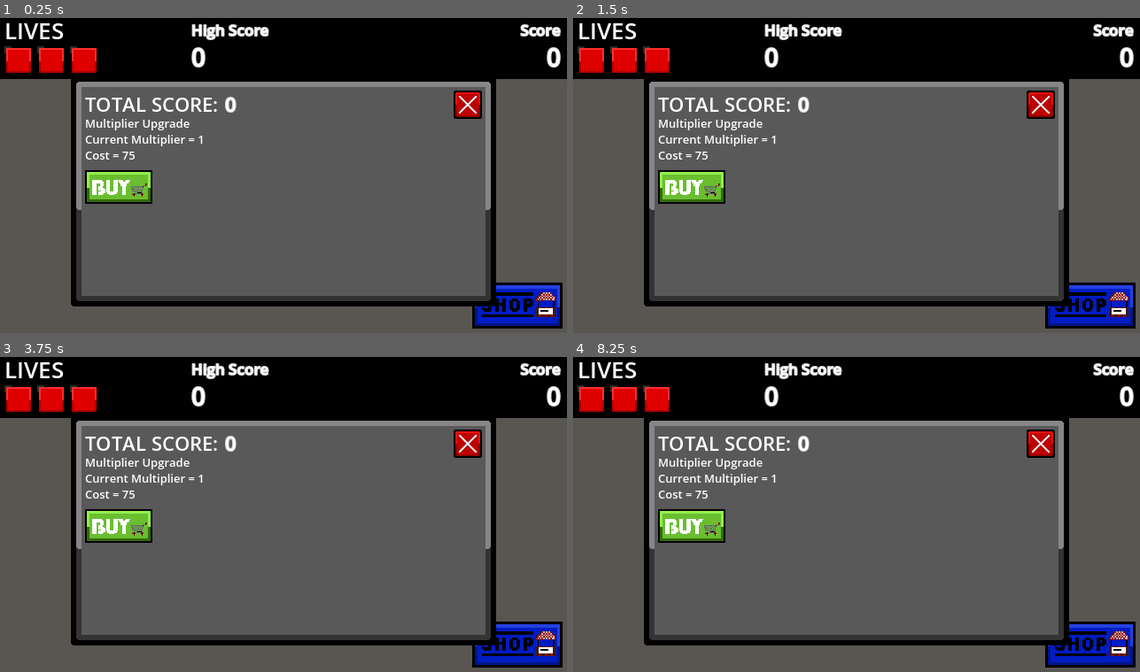
Above: before the commit, frames 1-4 (two rows, left to right).
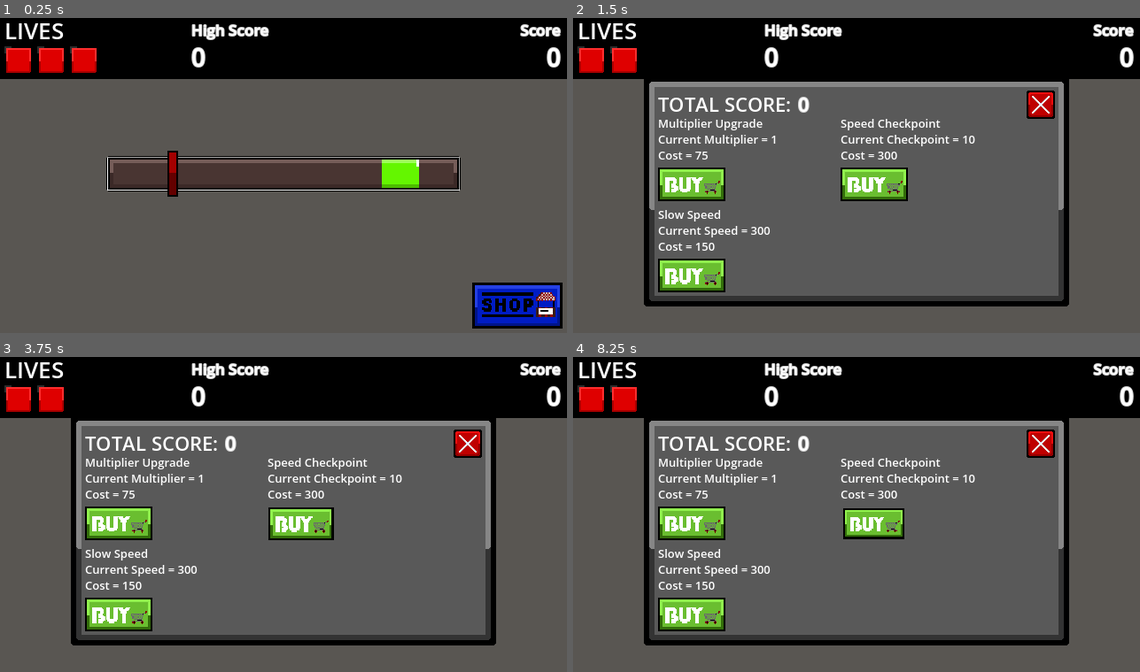
Above: after the commit, the same moments.

Repository: d3V-E/Line-Clicker-Game
Game: Godot game, scene res://scenes/main_game.tscn
Two runs of this game, one before a commit and one after it. Both use one fixed random seed, a clock stepped at 60 frames per second and the inputs below.
Inputs (mouse positions are in pixels of both pictures, inside the frame that each line leads up to):
- Up to frame 1 (0.25 s): no input
- Up to frame 2 (1.5 s): click (692, 188) at 0.52 s; click (1088, 304) at 1.25 s
- Up to frame 3 (3.75 s): click (119, 615) at 2.02 s; click (300, 523) at 2.77 s; tap Enter at 3.5 s; move the mouse to (408, 495) at 3.52 s; hold Right from 3.53 s (still down); tap Space at 3.6 s; click (408, 495) at 3.67 s
- Up to frame 4 (8.25 s): tap Space at 3.77, 4.07, 4.25, 4.52, 4.55, 4.82, 5.3, 5.75, 5.85, 6.02, 6.32, 6.77, 6.8, 7.07, 7.25, 7.52, 7.55, 7.82, 8.1 s; move the mouse to (743, 527) at 4.27 s; release Right at 4.28 s; hold Down 4.28-5.03 s; tap Alt at 4.35, 6.6 s; click (743, 527) at 4.42 s; tap Enter at 5, 6.5 s; move the mouse to (913, 442) at 5.02 s; hold Right 5.03-5.78 s; tap Shift at 5.1, 7.35 s; click (913, 442) at 5.17 s; move the mouse to (828, 577) at 5.77 s; hold Up 5.78-6.53 s; click (828, 577) at 5.92 s; move the mouse to (1026, 561) at 6.52 s; hold Left 6.53-8.03 s; click (1026, 561) at 6.67 s; move the mouse to (686, 464) at 7.27 s; click (686, 464) at 7.42 s; move the mouse to (884, 511) at 8.02 s; hold Down from 8.03 s (still down); click (884, 511) at 8.17 s

The runs differ from the first frame. In frame 1, 16% of the frame differs, in the area x 12-88%, y 19-92%; in frame 2, 6.6%; in frame 3, 6.6%; in frame 4, 6.4%.
Error before the commit: Parse Error: Expected end of statement after expression, found "Literal" instead. (res://scripts/main_game.gd:216)

Commit message:
Update 8

Diff:
--- a/scenes/game_over.tscn
+++ b/scenes/game_over.tscn
@@ -66,7 +66,7 @@
 anchor_right = 0.5
 anchor_bottom = 1.0
 offset_left = -64.5
-offset_top = -64.0
+offset_top = -65.0
 offset_right = 64.5
 offset_bottom = -21.0
 grow_horizontal = 2
--- a/scenes/main_game.tscn
+++ b/scenes/main_game.tscn
@@ -124,9 +124,45 @@
 
 [node name="Multiplier Buy" type="TextureButton" parent="CanvasLayer/Shop" unique_id=1651308040]
 offset_left = -224.0
-offset_top = -24.0
+offset_top = -27.0
 offset_right = -148.0
-offset_bottom = 14.0
+offset_bottom = 11.0
+texture_normal = ExtResource("9_5cypo")
+stretch_mode = 0
+
+[node name="Speed" type="RichTextLabel" parent="CanvasLayer/Shop" unique_id=31927097]
+offset_left = -224.0
+offset_top = 17.0
+offset_right = -54.0
+offset_bottom = 76.0
+theme_override_font_sizes/normal_font_size = 13
+text = "Slow Speed
+Current Speed = 300
+Cost = 150"
+
+[node name="Speed Buy" type="TextureButton" parent="CanvasLayer/Shop" unique_id=722023911]
+offset_left = -224.0
+offset_top = 76.0
+offset_right = -148.0
+offset_bottom = 114.0
+texture_normal = ExtResource("9_5cypo")
+stretch_mode = 0
+
+[node name="Speed Checkpoint" type="RichTextLabel" parent="CanvasLayer/Shop" unique_id=1084073873]
+offset_left = -18.0
+offset_top = -86.0
+offset_right = 178.0
+offset_bottom = -27.0
+theme_override_font_sizes/normal_font_size = 13
+text = "Speed Checkpoint
+Current Checkpoint = 10
+Cost = 300"
+
+[node name="Checkpoint Buy" type="TextureButton" parent="CanvasLayer/Shop" unique_id=126731943]
+offset_left = -18.0
+offset_top = -27.0
+offset_right = 58.0
+offset_bottom = 11.0
 texture_normal = ExtResource("9_5cypo")
 stretch_mode = 0
 
@@ -174,5 +210,9 @@
 [connection signal="button_up" from="CanvasLayer/Shop Button" to="." method="_on_shop_button_button_up"]
 [connection signal="button_down" from="CanvasLayer/Shop/Multiplier Buy" to="." method="_on_multiplier_buy_button_down"]
 [connection signal="button_up" from="CanvasLayer/Shop/Multiplier Buy" to="." method="_on_multiplier_buy_button_up"]
+[connection signal="button_down" from="CanvasLayer/Shop/Speed Buy" to="." method="_on_speed_buy_button_down"]
+[connection signal="button_up" from="CanvasLayer/Shop/Speed Buy" to="." method="_on_speed_buy_button_up"]
+[connection signal="button_down" from="CanvasLayer/Shop/Checkpoint Buy" to="." method="_on_checkpoint_buy_button_down"]
+[connection signal="button_up" from="CanvasLayer/Shop/Checkpoint Buy" to="." method="_on_checkpoint_buy_button_up"]
 [connection signal="button_down" from="CanvasLayer/Shop Close" to="." method="_on_shop_close_button_down"]
 [connection signal="button_up" from="CanvasLayer/Shop Close" to="." method="_on_shop_close_button_up"]
--- a/scripts/game_over.gd
+++ b/scripts/game_over.gd
@@ -11,7 +11,7 @@
 	elif quote == 2:
 		$CanvasLayer/Quote.text = "Time wasted today is time saved for tommorow"
 	elif quote == 3:
-		$CanvasLayer/Quote.text = "To confuse an eney first you must confuse yourself"
+		$CanvasLayer/Quote.text = "To confuse an enemy first you must confuse yourself"
 
 
 
--- a/scripts/main_game.gd
+++ b/scripts/main_game.gd
@@ -1,6 +1,6 @@
 extends Node2D
 
-const save_path = "user://userdata.save"
+const save_path = "user://userdata.saves"
 var score = 0
 var speed = 300
 var test = 1
@@ -12,6 +12,11 @@
 var highscore = 0
 var totalscore = 0
 var multipliercost = 75
+var slowspeedcost = 150
+var checkpointcost = 300
+
+
+
 
 @onready var shopbutton: TextureButton = $"CanvasLayer/Shop Button"
 @onready var bar: Sprite2D = $CanvasLayer/LineBar
@@ -24,18 +29,21 @@
 @onready var shopmenu: Sprite2D = $CanvasLayer/Shop
 @onready var shopclose : TextureButton = $"CanvasLayer/Shop Close"
 @onready var multiplierbuy: TextureButton = $"CanvasLayer/Shop/Multiplier Buy"
+@onready var slowspeedbuy: TextureButton = $"CanvasLayer/Shop/Speed Buy"
+@onready var checkpoint: TextureButton = $"CanvasLayer/Shop/Checkpoint Buy"
+
+
+
 
 
 signal totalscore_changed
 signal score_changed
-signal multiplier_changed
 signal highscore_changed
 
 
 func save_data():
 	var data = {
 		"score": score,
-		"multiplier": multiplier,
 		"highscore": highscore,
 		"totalscore": totalscore,
 	}
@@ -50,7 +58,6 @@
 		file.close()
 		if typeof(data) == TYPE_DICTIONARY:
 			score = data.get("score" ,0)
-			multiplier = data.get("multiplier" ,1)
 			highscore = data.get("highscore" ,0)
 			totalscore = data.get("totalscore" ,0)
 	else:
@@ -62,6 +69,9 @@
 	load_data()
 	shopbutton.pivot_offset = shopbutton.size / 2
 	shopclose.pivot_offset = shopclose.size / 2
+	multiplierbuy.pivot_offset = multiplierbuy.size / 2
+	slowspeedbuy.pivot_offset = slowspeedbuy.size / 2
+	checkpoint.pivot_offset = checkpoint.size / 2
 	$CanvasLayer/Score.text = str(score)
 	hit.visible = false
 	shopmenu.visible = false
@@ -96,7 +106,7 @@
 			emit_signal("score_changed")
 			tween.tween_property(green , "scale" , Vector2(1 , 1), .1)
 			clicks += 1
-			if clicks > 0 and clicks % 10 == 0:
+			if clicks > 0 and clicks % 5 == 0:
 				speed += 25
 		else:
 			lives -= 1
@@ -141,6 +151,7 @@
 
 func _on_score_update_timeout():
 	$CanvasLayer/Score.text = str(score)
+	$"CanvasLayer/Shop/Total Score".text = str(totalscore)
 	emit_signal("score_changed")
 	save_data()
 
@@ -211,8 +222,49 @@
 	tween.tween_property(multiplierbuy , "scale" , Vector2(1 , 1), .1)
 	if totalscore >= multipliercost:
 		totalscore -= multipliercost
-		multiplier = 1.2
+		multiplier += 0.2
 		multipliercost += 45
-		$CanvasLayer/Shop/Multiplier.text = "Multiplier Upgrade\nCurrent Multiplier = "+ multiplier "\nCost = " + multipliercost
+		$CanvasLayer/Shop/Multiplier.text = "Multiplier Upgrade\nCurrent Multiplier = "+ str(multiplier) + "\nCost = "+ str(multipliercost)
 		emit_signal("totalscore_changed")
-		emit_signal("multiplier_changed")
+
+
+
+
+
+func _on_speed_buy_button_down():
+	var tween = get_tree().create_tween()
+	tween.tween_property(slowspeedbuy , "scale" , Vector2(.9 , .9), .1)
+
+
+
+
+func _on_speed_buy_button_up():
+	var tween = get_tree().create_tween()
+	tween.tween_property(slowspeedbuy , "scale" , Vector2(1,1), .1)
+	if totalscore >= slowspeedcost:
+		totalscore -= slowspeedcost
+		speed -= 25
+		slowspeedcost += 75
+		$CanvasLayer/Shop/Speed.text = "Slow Speed\nCurrent Speed = "+ str(speed) + "\nCost = "+ str(slowspeedcost)
+		emit_signal("totalscore_changed")
+
+
+
+
+
+func _on_checkpoint_buy_button_down():
+	var tween = get_tree().create_tween()
+	tween.tween_property(checkpoint , "scale" , Vector2(.9 , .9) , .1)
+
+
+
+
+
+func _on_checkpoint_buy_button_up():
+	var tween = get_tree().create_tween()
+	tween.tween_property(checkpoint , "scale" , Vector2(1 , 1) , .1)
+	if totalscore >= checkpointcost:
+		totalscore -= checkpointcost
+		speedcheckpoint += 5
+		checkpointcost += 125
+		$"CanvasLayer/Shop/Speed Checkpoint".text = "Speed Checkpoint\nCurrent Checkpoint = "+str(speedcheckpoint) + "\nCost = " +str(checkpointcost)
Not shown, changed: .DS_Store
Not shown, added: addons/.DS_Store
